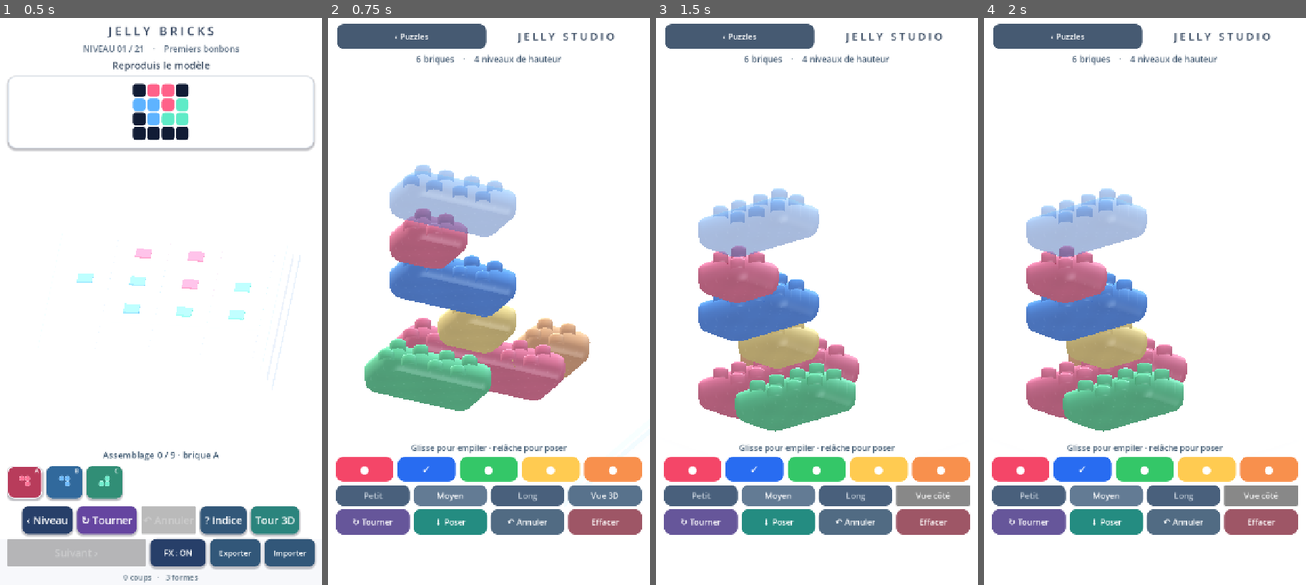
Above: before the commit, frames 1-4 (left to right).
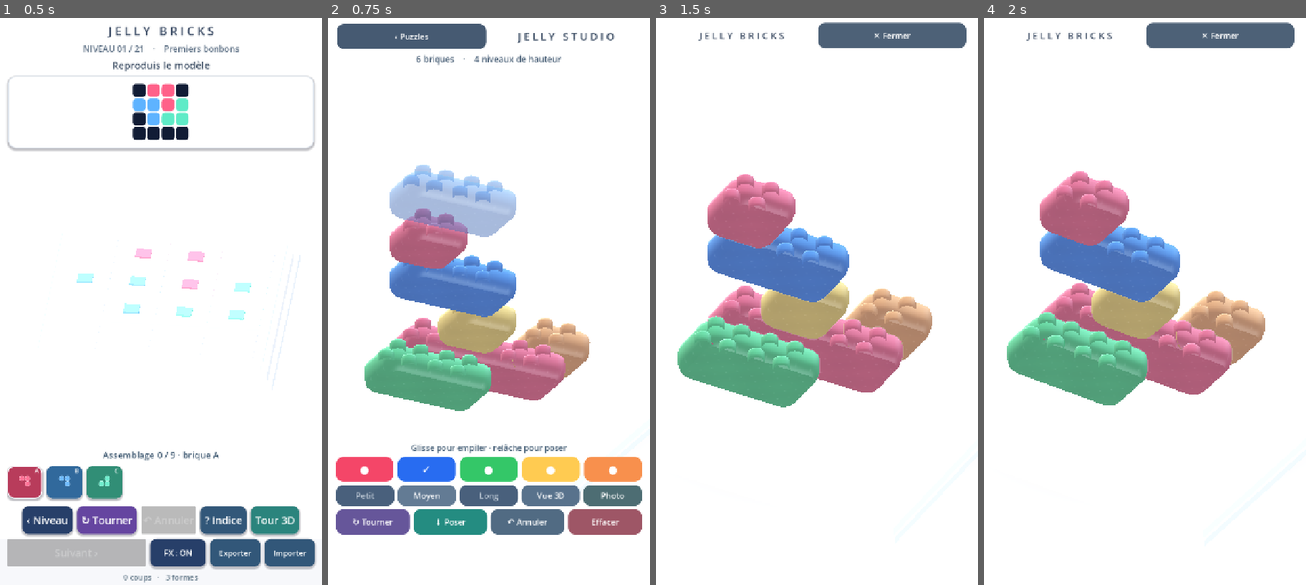
Above: after the commit, the same moments.

Repository: dbrckk/Jelly-bricks
Game: Godot game, scene res://scenes/main.tscn
Two runs of this game, one before a commit and one after it. Both use one fixed random seed, a clock stepped at 60 frames per second and the inputs below.
Inputs (mouse positions are in pixels of both pictures, inside the frame that each line leads up to):
- Up to frame 1 (0.5 s): no input
- Up to frame 2 (0.75 s): click "Tour 3D" at 0.5 s
- Up to frame 3 (1.5 s): click (939, 494) at 1.25 s, where only the run after the commit has a clickable "Photo"
- Up to frame 4 (2 s): no input

Frame 1 is identical in both runs. In frame 2, 1.7% of the frame differs, in the area x 8-98%, y 82-87%; in frame 3, 36%; in frame 4, 37%, in the area x 2-98%, y 0-92%.

Commit message:
feat(native): cinematic Jelly photo mode with turntable camera and optional shared-mesh optical shell

Diff:
--- a/native-godot/scripts/stack_mode.gd
+++ b/native-godot/scripts/stack_mode.gd
@@ -27,6 +27,10 @@
 var brick_nodes: Array[Node3D] = []
 var motion_tweens: Array[Tween] = []
 var contact_material: ShaderMaterial
+var gallery_coat: ShaderMaterial
+var photo_layer: CanvasLayer
+var photo_mode: bool = false
+var photo_angle: float = .0
 var scene_root: Node3D
 var mesh_cache: Dictionary = {}
 var hud: CanvasLayer
@@ -53,7 +57,11 @@
 func set_active(enabled: bool) -> void:
     active = enabled
     visible = enabled
-    hud.visible = enabled
+    if not enabled and photo_mode:
+        photo_mode = false
+        _set_gallery_coat(false)
+    hud.visible = enabled and not photo_mode
+    photo_layer.visible = enabled and photo_mode
     if enabled:
         _apply_camera()
         _refresh_preview()
@@ -63,15 +71,22 @@
         mouse_held = false
 
 func _process(delta: float) -> void:
-    if not active or preview_node == null or not preview_node.visible:
-        return
-    var t: float = 1.0 - exp(-minf(delta, .1) * 20.0)
-    preview_node.position = preview_node.position.lerp(preview_target, t)
+    if not active:
+        return
+    if photo_mode:
+        photo_angle += minf(delta, .08) * .14
+        _update_photo_camera()
+        return
+    if preview_node != null and preview_node.visible:
+        var t: float = 1.0 - exp(-minf(delta, .1) * 20.0)
+        preview_node.position = preview_node.position.lerp(preview_target, t)
 
 func _build_scene() -> void:
     contact_material = ShaderMaterial.new()
     contact_material.shader = preload("res://shaders/contact_shadow.gdshader")
     contact_material.set_shader_parameter("strength", .35)
+    gallery_coat = ShaderMaterial.new()
+    gallery_coat.shader = preload("res://shaders/studio_clearcoat.gdshader")
     scene_root = Node3D.new()
     scene_root.name = "CandyStackStage"
     add_child(scene_root)
@@ -213,6 +228,10 @@
     camera_button.custom_minimum_size.y = 45
     camera_button.pressed.connect(_cycle_camera)
     length_row.add_child(camera_button)
+    var photo_button := _make_button("Photo", Color("#4d6d73"))
+    photo_button.custom_minimum_size.y = 45
+    photo_button.pressed.connect(_enter_photo_mode)
+    length_row.add_child(photo_button)
 
     var actions := HBoxContainer.new()
     actions.add_theme_constant_override("separation", 8)
@@ -236,6 +255,32 @@
     reset_confirmation.ok_button_text = "Effacer"
     reset_confirmation.confirmed.connect(_reset)
     add_child(reset_confirmation)
+    # Cinematic gallery UI is a separate overlay. Hiding the full editor
+    # never hides its own close control or traps the player.
+    photo_layer = CanvasLayer.new()
+    photo_layer.name = "GalleryHud"
+    photo_layer.layer = 9
+    add_child(photo_layer)
+    var photo_surface := Control.new()
+    photo_surface.set_anchors_and_offsets_preset(Control.PRESET_FULL_RECT)
+    photo_surface.mouse_filter = Control.MOUSE_FILTER_IGNORE
+    photo_layer.add_child(photo_surface)
+    var photo_header := HBoxContainer.new()
+    photo_header.name = "GalleryHeader"
+    photo_header.set_anchors_preset(Control.PRESET_TOP_WIDE)
+    photo_header.offset_left = 26
+    photo_header.offset_right = -26
+    photo_header.offset_top = 24
+    photo_header.offset_bottom = 80
+    photo_surface.add_child(photo_header)
+    var photo_brand := _make_label("J E L L Y   B R I C K S", 21, Color("#45546a"))
+    photo_brand.size_flags_horizontal = Control.SIZE_EXPAND_FILL
+    photo_header.add_child(photo_brand)
+    var close_gallery := _make_button("✕ Fermer", Color("#4d6177"))
+    close_gallery.name = "CloseGallery"
+    close_gallery.pressed.connect(_leave_photo_mode)
+    photo_header.add_child(close_gallery)
+    photo_layer.visible = false
     _update_selection()
 
 func _update_selection() -> void:
@@ -292,6 +337,61 @@
     camera_mode = (camera_mode + 1) % 3
     _apply_camera()
     host._play_feedback("rotate", 8)
+
+## Optical clear coat is an extra draw *only* in Gallery mode.
+## All nodes share the SAME two existing meshes and one ShaderMaterial.
+## Limit stud coating on very large scenes to avoid excessive Android draws.
+func _set_gallery_coat(enabled: bool) -> void:
+    for brick in brick_nodes:
+        if not is_instance_valid(brick):
+            continue
+        var body_coat: MeshInstance3D = brick.get_node_or_null("OpticalBody")
+        var stud_coat: MultiMeshInstance3D = brick.get_node_or_null("OpticalStuds")
+        if body_coat != null:
+            body_coat.visible = enabled
+        if stud_coat != null:
+            stud_coat.visible = enabled and brick_nodes.size() <= 18
+
+func _studio_height() -> float:
+    var height: float = .8
+    for entry in bricks:
+        height = maxf(height, float(int(entry["layer"]) + 1) * STEP + .50)
+    return height
+
+func _update_photo_camera() -> void:
+    var height: float = _studio_height()
+    var target_y: float = maxf(1.20, height * .38)
+    host.camera.position = Vector3(
+        sin(photo_angle) * 11.3,
+        target_y + 7.9,
+        cos(photo_angle) * 11.3)
+    host.camera.size = maxf(9.3, height * 1.4 + 4.5)
+    host.camera.look_at(Vector3(0.0, target_y, 0.0))
+
+func _enter_photo_mode() -> void:
+    if not active or photo_mode:
+        return
+    photo_mode = true
+    active_touch_index = -1
+    mouse_held = false
+    hud.visible = false
+    photo_layer.visible = true
+    if preview_node != null:
+        preview_node.visible = false
+    _set_gallery_coat(true)
+    photo_angle = atan2(host.camera.position.x, host.camera.position.z)
+    _update_photo_camera()
+
+func _leave_photo_mode() -> void:
+    if not photo_mode:
+        return
+    photo_mode = false
+    photo_layer.visible = false
+    hud.visible = active
+    _set_gallery_coat(false)
+    if active:
+        _apply_camera()
+        _refresh_preview()
 
 func _shape_cells(length_index: int, turns: int) -> Array[Vector2i]:
     var result: Array[Vector2i] = []
@@ -371,6 +471,13 @@
     body.material_override = material
     body.cast_shadow = GeometryInstance3D.SHADOW_CASTING_SETTING_OFF
     root_piece.add_child(body)
+    var optical_body := MeshInstance3D.new()
+    optical_body.name = "OpticalBody"
+    optical_body.mesh = body.mesh
+    optical_body.material_override = gallery_coat
+    optical_body.cast_shadow = GeometryInstance3D.SHADOW_CASTING_SETTING_OFF
+    optical_body.visible = false
+    root_piece.add_child(optical_body)
 
     var instances := MultiMesh.new()
     instances.transform_format = MultiMesh.TRANSFORM_3D
@@ -391,6 +498,13 @@
     studs.material_override = material
     studs.cast_shadow = GeometryInstance3D.SHADOW_CASTING_SETTING_OFF
     root_piece.add_child(studs)
+    var optical_studs := MultiMeshInstance3D.new()
+    optical_studs.name = "OpticalStuds"
+    optical_studs.multimesh = instances
+    optical_studs.material_override = gallery_coat
+    optical_studs.cast_shadow = GeometryInstance3D.SHADOW_CASTING_SETTING_OFF
+    optical_studs.visible = false
+    root_piece.add_child(optical_studs)
     if not translucent:
         # Each stacked piece casts a small radial contact impression directly
         # under its body, without shadow maps or per-frame ray casts.
@@ -449,6 +563,8 @@
         piece.position = _world_position(entry)
         scene_root.add_child(piece)
         brick_nodes.append(piece)
+    if photo_mode:
+        _set_gallery_coat(true)
     _refresh_preview()
     _refresh_labels()
     if active:
@@ -479,7 +595,7 @@
     paint.set_shader_parameter("candy_tint", Color(COLORS[selected_color])
         if result.get("ok", false) else Color("#ff6f88"))
     preview_target = _world_position(entry) + Vector3(0, .14, 0)
-    preview_node.visible = true
+    preview_node.visible = not photo_mode
     _refresh_labels()
 
 func _refresh_labels(message: String = "") -> void:
@@ -750,7 +866,7 @@
         _commit()
 
 func handle_input(event: InputEvent) -> void:
-    if not active:
+    if not active or photo_mode:
         return
     if event is InputEventScreenTouch:
         if event.pressed:
